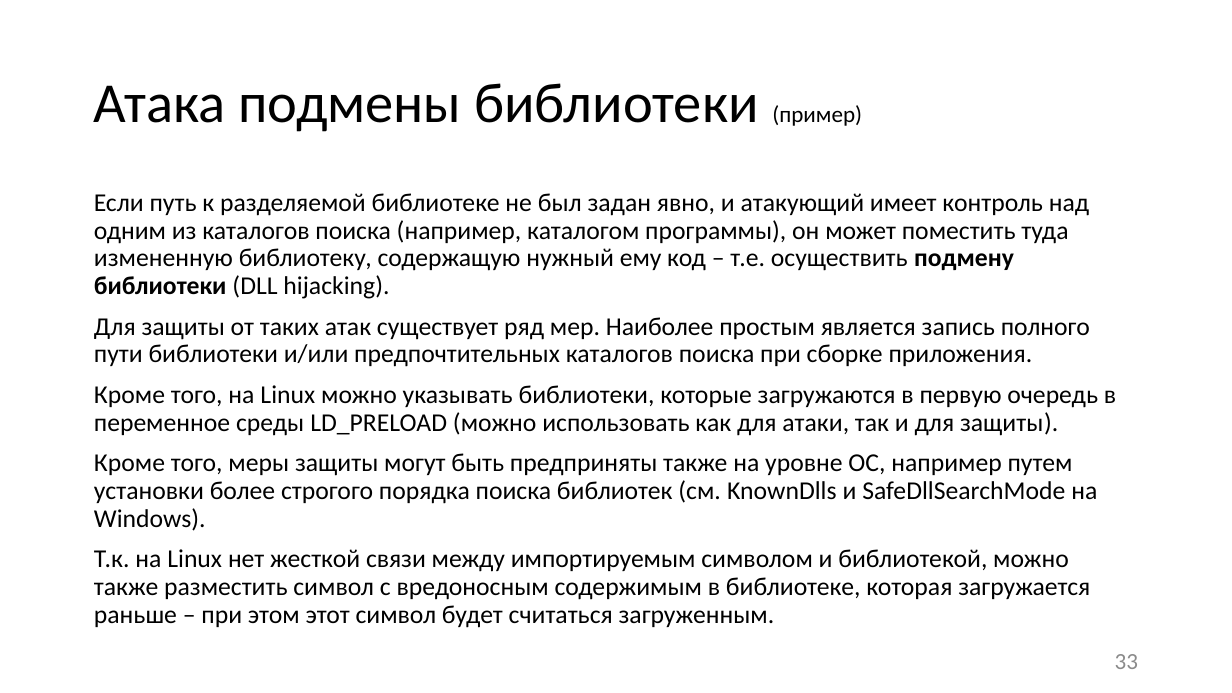
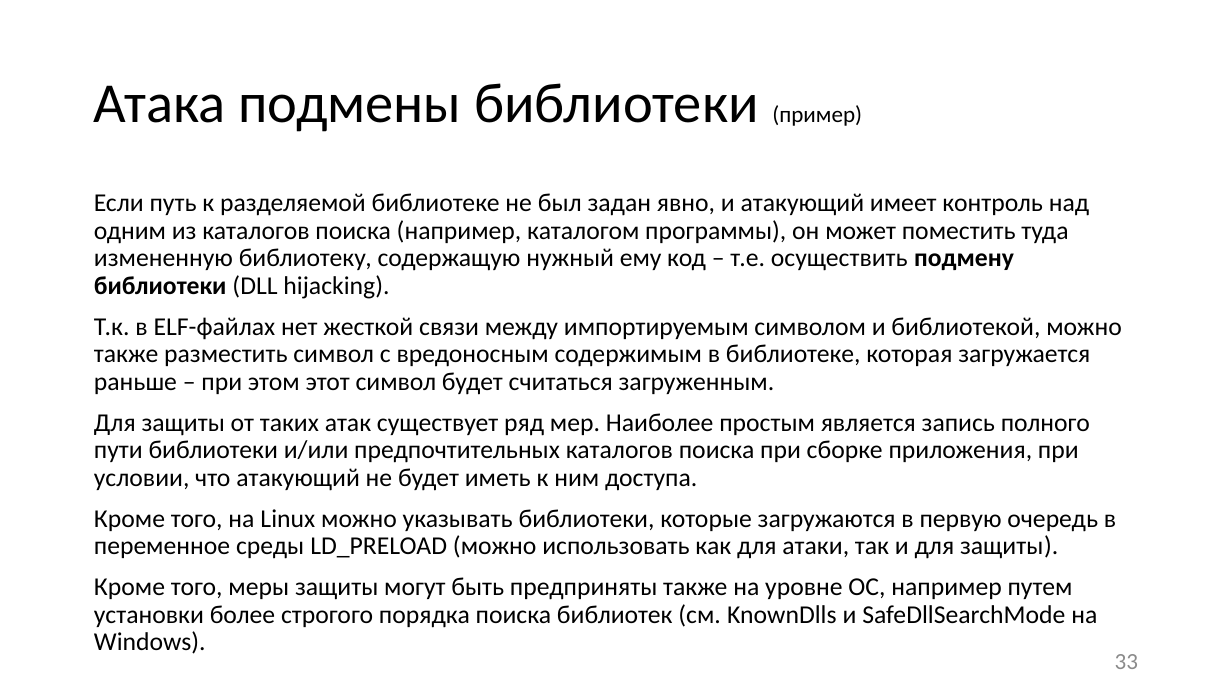
Before and after one commit to itsecd/low-level-programming, a slide deck: slide 33 of Lectures/5.Compiling_and_linking/Lecture5.pptx. Drawn at 1232x693 pixels with LibreOffice and Linux fonts; fonts in the diff are those of the drawing. Boxes give left, top, right and bottom in pixels: in the first picture for what was removed or moved away, otherwise in the second. Text is boxed around its words. In the diff, an @@ line names an element or a change of style, - is before the commit and + after.

```diff
--- a/Lectures/5.Compiling_and_linking/Lecture5.pptx
+++ b/Lectures/5.Compiling_and_linking/Lecture5.pptx
@@ text at <box>94,317,1122,491</box>: text changed @@
-Для защиты от таких атак существует ряд мер. Наиболее простым является запись полного пути библиотеки и/или предпочтительных каталогов поиска при сборке приложения.
+Т.к. в ELF-файлах нет жесткой связи между импортируемым символом и библиотекой, можно также разместить символ с вредоносным содержимым в библиотеке, которая загружается раньше – при этом этот символ будет считаться загруженным.
+Для защиты от таких атак существует ряд мер. Наиболее простым является запись полного пути библиотеки и/или предпочтительных каталогов поиска при сборке приложения, при условии, что атакующий не будет иметь к ним доступа.
@@ text at <box>94,549,1090,628</box>: paragraph removed @@
-Т.к. на Linux нет жесткой связи между импортируемым символом и библиотекой, можно также разместить символ с вредоносным содержимым в библиотеке, которая загружается раньше – при этом этот символ будет считаться загруженным.
```
Also in this commit, not shown: 17 other slides changed, 10 other files.
